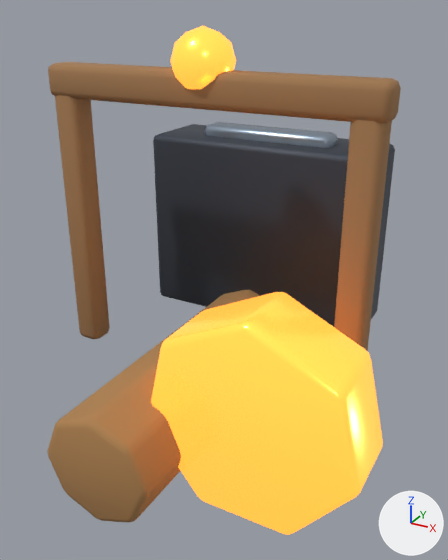
A saved change to the Blender file assets-source/blender/buildings/gold_mine.blend.
Both versions are drawn from a 50 mm camera at (1.62, -2.74, 2.12) aimed at (0.1, 0.02, 0.74). Every picture has the same lights, and +X, +Y and +Z are marked at lower right. The picture after the commit comes second.

Objects in the first picture: 'derrick.-0.85', 'derrick.0.85', 'derrick.top', 'orePile', 'plinth', 'productionCore', 'shaftMouth', 'workPart'.
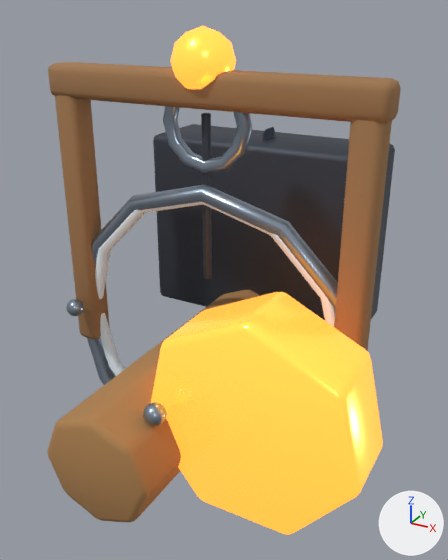
Where the change shows, as pixel boxes (x1, y1, x2, y2) in the pictures (448 x 560 px):
'plinthTrim', added
    after: (87, 185, 338, 385)
'plinthSnow', added
    after: (95, 202, 335, 376)
'pulley', added
    after: (163, 106, 253, 173)
'workPart', rescaled
    before: (204, 122, 338, 148)
    after: (262, 127, 275, 141)
'cable', added
    after: (201, 113, 212, 279)
'plinthBolt.0', added
    after: (143, 402, 167, 426)
'plinthBolt.3', added
    after: (66, 299, 84, 316)

Diff of the bpy script that builds the scene:
```diff
--- a/assets-source/blender/buildings/gold_mine.blend.py
+++ b/assets-source/blender/buildings/gold_mine.blend.py
@@ ob_workpart @@
 ob_workpart.location = (0.0, 1.35, -0.78)
+ob_workpart.scale = (0.0, 1.0, 1.0)
 _m = ob_workpart.modifiers.new('soft bevel', 'BEVEL')
@@ ob_cable @@
+ob_cable = bpy.data.objects.new('cable', me_cylinder_061)  # a 6-sided cylinder along z spanning x -0.022..0.022, y -0.025..0.025, z -0.45..0.45; in mat_mat_gold_mine_dark (greyish blue #3f4550); modifiers BEVEL
+ob_cable.parent = ob_buildingroot
+ob_cable.location = (0.0, 1.18, -0.02)
+ob_cable.rotation_euler = (1.571, 0.0, 0.0)  # degrees (90, 0, 0)
@@ ob_pulley @@
+ob_pulley = bpy.data.objects.new('pulley', me_torus_022)  # 60 vertices, 60 faces; spans x -0.265..0.265, y -0.265..0.265, z -0.043..0.043; in mat_mat_gold_mine_metal (greyish blue #99a8b8); modifiers BEVEL
+ob_pulley.parent = ob_buildingroot
+ob_pulley.location = (0.0, 1.58, -0.02)
@@ ob_plinthbolt_3 @@
+ob_plinthbolt_3 = bpy.data.objects.new('plinthBolt.3', me_icosphere_149)  # an icosphere of 80 faces spanning x -0.0523..0.0523, y -0.055..0.055, z -0.055..0.055; in mat_mat_gold_mine_metal (greyish blue #99a8b8); modifiers BEVEL
+ob_plinthbolt_3.parent = ob_buildingroot
+ob_plinthbolt_3.location = (-0.845, 0.42, 0.16)
@@ ob_plinthbolt_0 @@
+ob_plinthbolt_0 = bpy.data.objects.new('plinthBolt.0', me_icosphere_149.copy())  # modifiers BEVEL
+ob_plinthbolt_0.parent = ob_buildingroot
+ob_plinthbolt_0.location = (0.213, 0.42, 0.833)
@@ ob_plinthsnow @@
+ob_plinthsnow = bpy.data.objects.new('plinthSnow', me_torus_021)  # a torus around z (ring radius 0.82, tube radius 0.04) spanning x -0.86..0.86, y -0.86..0.86, z -0.04..0.04; in mat_mat_gold_mine_snow (white #e7f3fd); modifiers BEVEL
+ob_plinthsnow.parent = ob_buildingroot
+ob_plinthsnow.location = (0.0, 0.38, 0.0)
@@ ob_plinthtrim @@
+ob_plinthtrim = bpy.data.objects.new('plinthTrim', me_torus_020)  # a torus around z (ring radius 0.92, tube radius 0.05) spanning x -0.96..0.96, y -0.96..0.96, z -0.05..0.05; in mat_mat_gold_mine_metal (greyish blue #99a8b8); modifiers BEVEL
+ob_plinthtrim.parent = ob_buildingroot
+ob_plinthtrim.location = (0.0, 0.31, 0.0)
```
